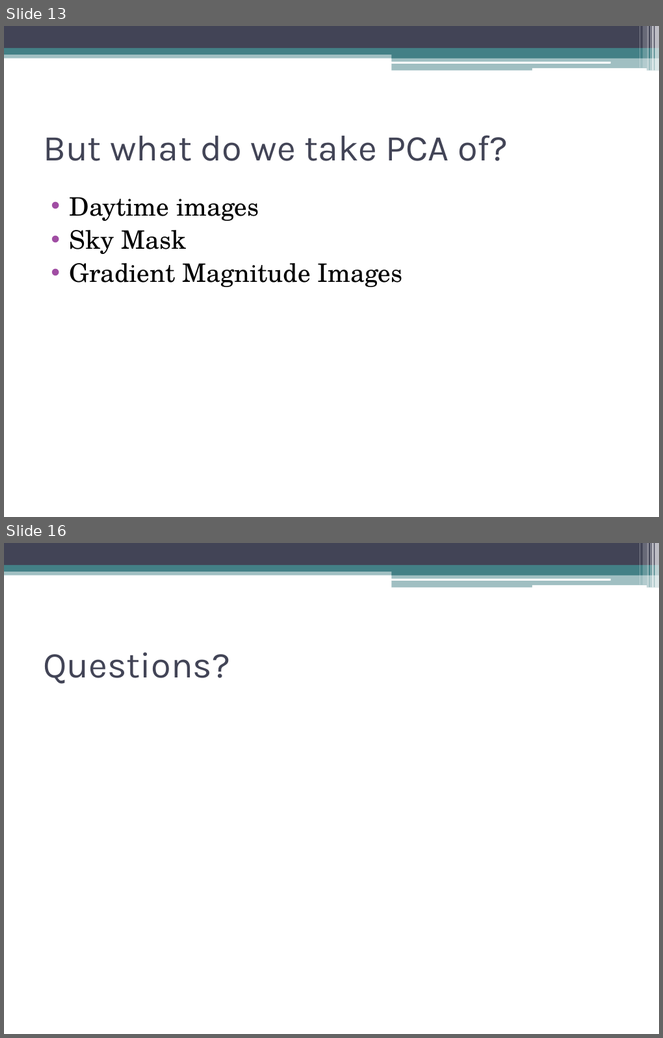
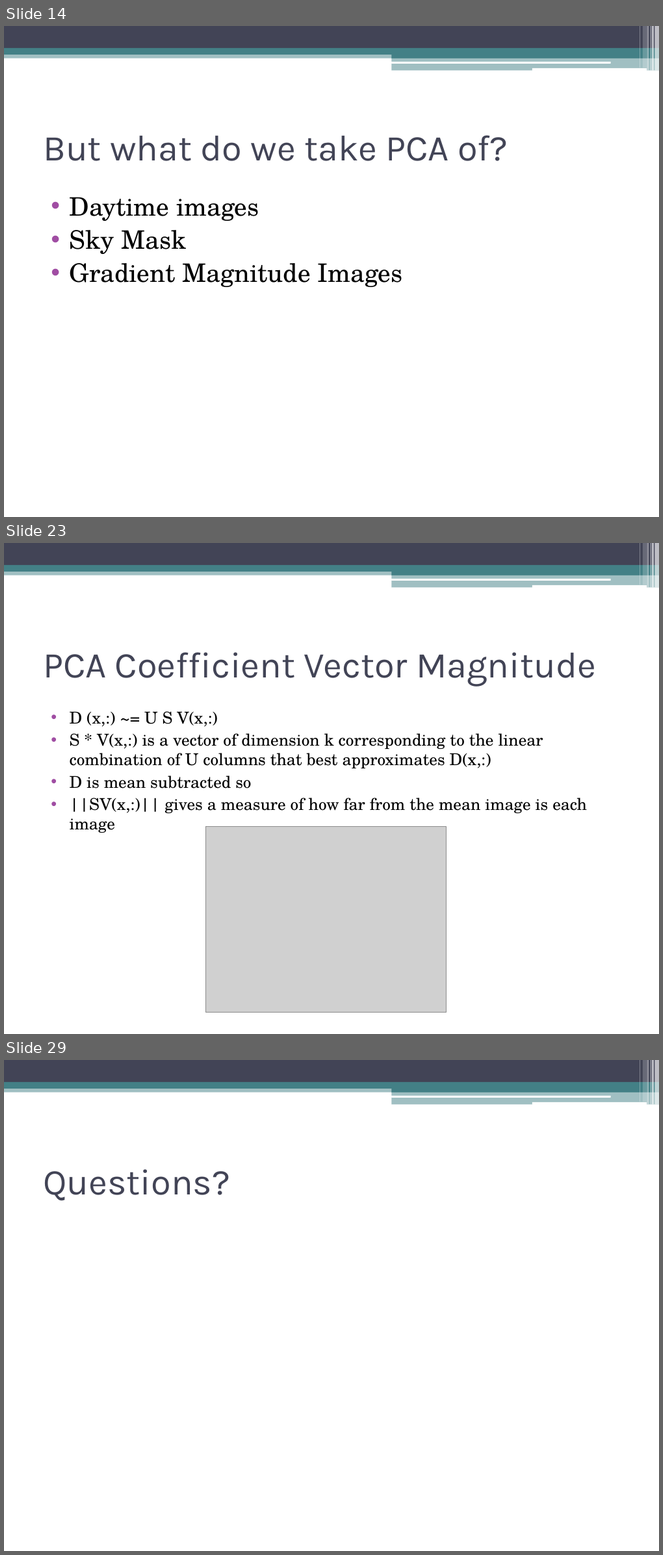
Before and after one commit to dyross/davidrossmastersproject, a slide deck: mastersProject/presentation/visualizationToolsForWebcams.pptx. Shown one above the other, each under a label of ours: slides 13 and 16 before the commit, slides 14, 23 and 29 after it; the slides between them are not shown. The pictures are 663x1038 and 663x1555 pixels, drawn with LibreOffice and Linux fonts; fonts in the diff are those of the drawing; grey boxes stand for pictures. Boxes give left, top, right and bottom in pixels: in the first picture for what was removed or moved away, otherwise in the second. Text is boxed around its words. In the diff, an @@ line names an element or a change of style, - is before the commit and + after.

```diff
--- a/mastersProject/presentation/visualizationToolsForWebcams.pptx
+++ b/mastersProject/presentation/visualizationToolsForWebcams.pptx
@@ slide 23 added at bbox=[4, 543, 659, 1034], background #FFFFFF; not listed: 13 template elements that a slide beside it also shows @@
@@ title added at bbox=[43, 652, 596, 686], 40 pt, text #424456 @@
+PCA Coefficient Vector Magnitude
@@ text added at bbox=[70, 711, 587, 833], 18 pt, text #000000 @@
+• D (x,:) ~= U S V(x,:)
+• S * V(x,:) is a vector of dimension k corresponding to the linear combination of U columns that best approximates D(x,:)
+• D is mean subtracted so
+• ||SV(x,:)|| gives a measure of how far from the mean image is each image
@@ picture added at bbox=[206, 826, 446, 1012] @@
@@ what was slide 13 is now slide 14 @@
@@ what was slide 16 is now slide 29 @@
```
Also in this commit, not shown: 4 slides changed, 13 other slides added, 1 slide removed, 1 other file.
